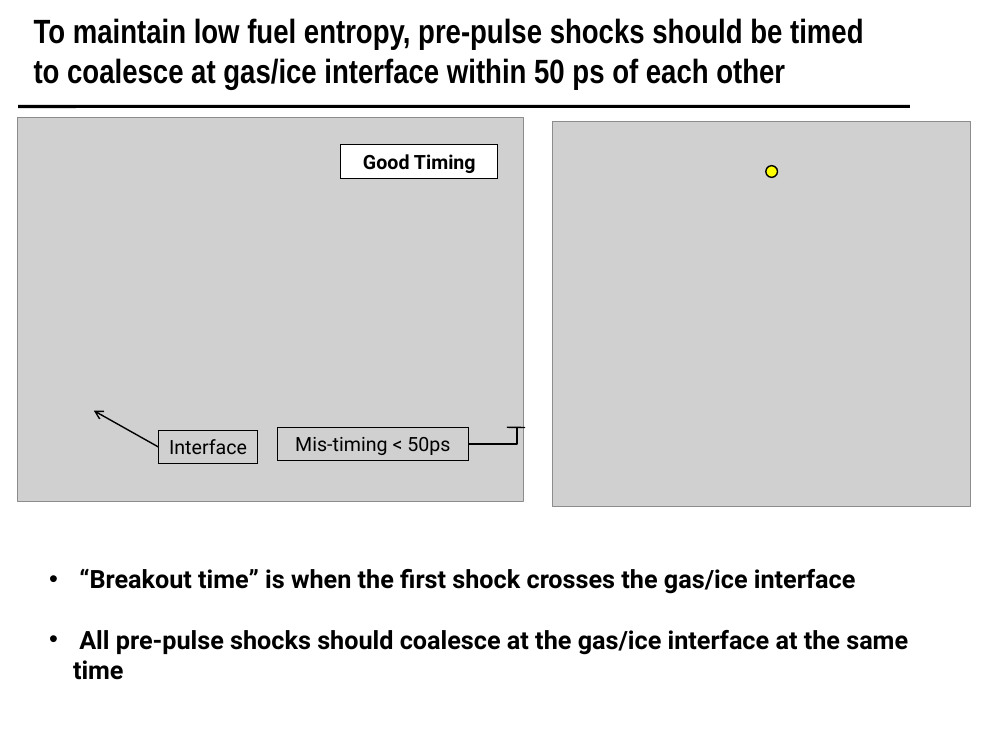
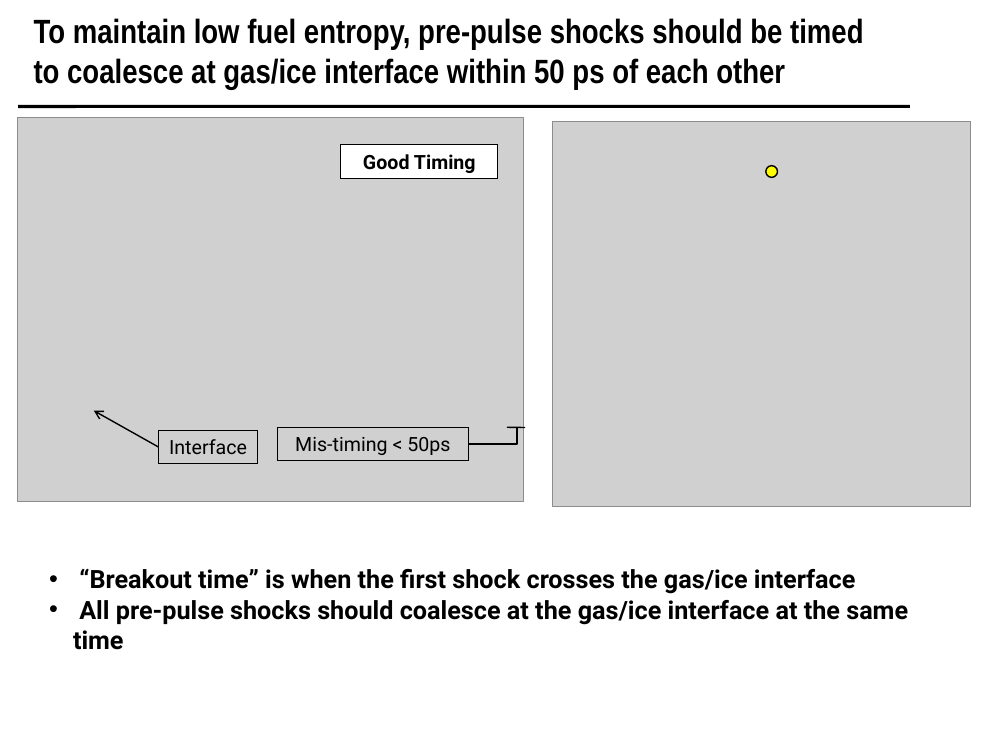
Before and after one commit to scipy-conference/scipy_proceedings, a slide deck: slide 18 of papers/koningterry/slides.pptx (slide 16 before the commit). Drawn at 1008x756 pixels with LibreOffice and Linux fonts; fonts in the diff are those of the drawing; grey boxes stand for pictures; background and template pictures are left out. Boxes give left, top, right and bottom in pixels: in the first picture for what was removed or moved away, otherwise in the second. Text is boxed around its words. In the diff, an @@ line names an element or a change of style, - is before the commit and + after.

```diff
--- a/papers/koningterry/slides.pptx
+++ b/papers/koningterry/slides.pptx
@@ text "“Breakout time” is when the ..." rewrapped from (73, 569, 908, 680) to (73, 569, 908, 650) @@
```
Also in this commit, not shown: 6 other slides changed, 2 slides added.
